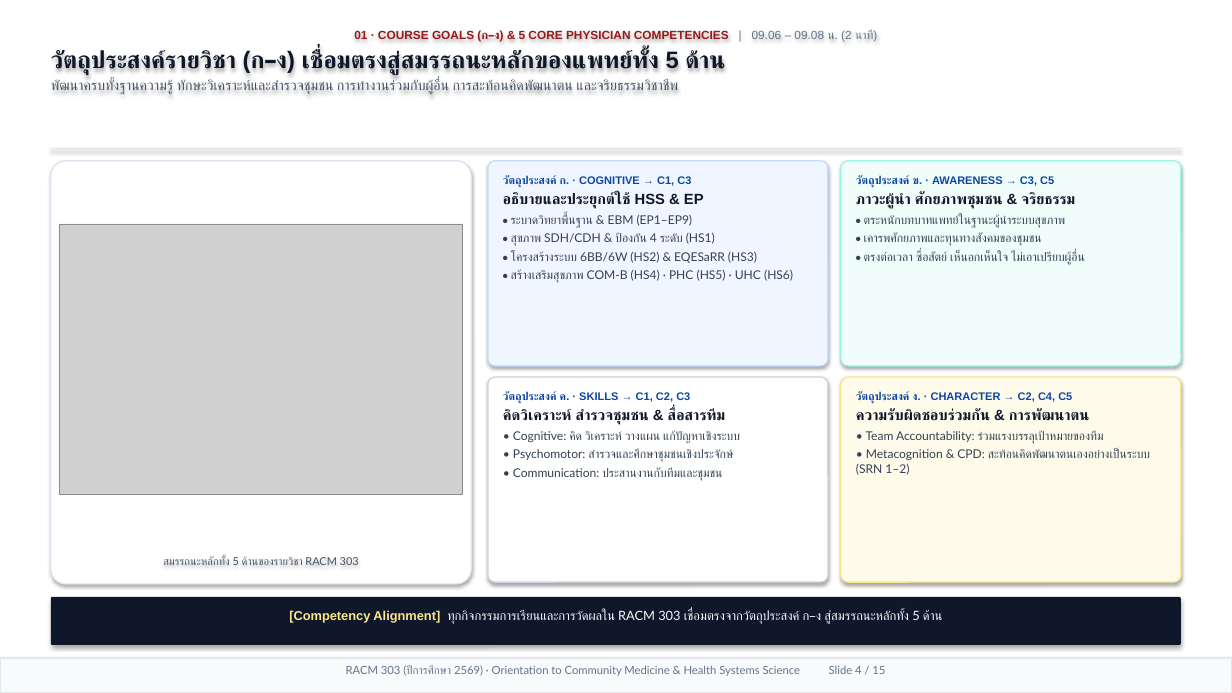
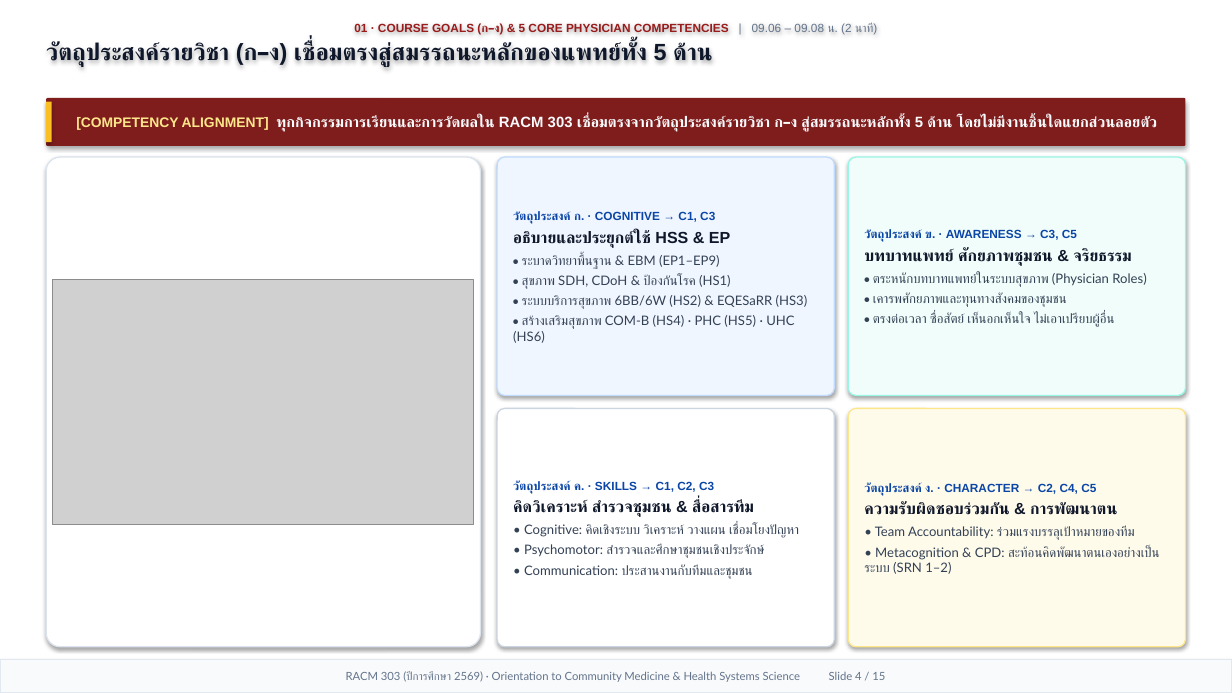
Before and after one commit to smartwoo/racm303-2569-faculty-member, a slide deck: slide 4 of exports/pptx/RACM303_2569_Orientation_Slides.pptx. Drawn at 1232x693 pixels with LibreOffice and Linux fonts; fonts in the diff are those of the drawing; grey boxes stand for pictures. Boxes give left, top, right and bottom in pixels: in the first picture for what was removed or moved away, otherwise in the second. Text is boxed around its words. In the diff, an @@ line names an element or a change of style, - is before the commit and + after.

Commit message:
feat(orientation): upgrade all 15 slides with top key-message banners, full-space Nano Banana visuals, optimized typography & Apple Keynote motion

```diff
--- a/exports/pptx/RACM303_2569_Orientation_Slides.pptx
+++ b/exports/pptx/RACM303_2569_Orientation_Slides.pptx
@@ text "01 · COURSE GOALS (ก–ง) ...": place and size @@
-text "01 · COURSE GOALS (ก–ง) ..." at [51,30,877,95]
+text "01 · COURSE GOALS (ก–ง) ..." at [46,22,877,67]
@@ text "01 · COURSE GOALS (ก–ง) ..." at [46,22,877,67]: size 18.5 to 18.2 pt in "วัตถุประสงค์รายวิชา (ก–ง) เชื่อมตรงสู่สมรรถนะหลักของแพทย์ทั้ ..."; less space between paragraphs @@
@@ text at [51,79,678,95]: paragraph removed @@
-พัฒนาครบทั้งฐานความรู้ ทักษะวิเคราะห์และสำรวจชุมชน การทำงานร่วมกับผู้อื่น การสะท้อนคิดพัฒนาตน และจริยธรรมวิชาชีพ
@@ rounded rectangle "[COMPETENCY ALIGNMENT] ทุกกิจกรรมการเรียนและการวัดผลใน RACM  ...": place and size @@
-rounded rectangle "[COMPETENCY ALIGNMENT] ทุกกิจกรรมการเรียนและการวัดผลใน RACM  ..." at [51,597,1181,645]
+rounded rectangle "[COMPETENCY ALIGNMENT] ทุกกิจกรรมการเรียนและการวัดผลใน RACM  ..." at [46,98,1186,146]
@@ rounded rectangle "[COMPETENCY ALIGNMENT] ทุกกิจกรรมการเรียนและการวัดผลใน RACM  ..." at [46,98,1186,146]: vertical alignment top to middle; fill #0F172A to #7F1D1D; proportions changed @@
@@ rectangle added at [46,102,52,142], fill #FBBF24 @@
@@ text in rounded rectangle at [76,116,1157,132]: text changed; size 10 to 11.6 pt; font Lato to Arial; bold on @@
-[Competency Alignment] ทุกกิจกรรมการเรียนและการวัดผลใน RACM 303 เชื่อมตรงจากวัตถุประสงค์ ก–ง สู่สมรรถนะหลักทั้ง 5 ด้าน
+[COMPETENCY ALIGNMENT] ทุกกิจกรรมการเรียนและการวัดผลใน RACM 303 เชื่อมตรงจากวัตถุประสงค์รายวิชา ก–ง สู่สมรรถนะหลักทั้ง 5 ด้าน โดยไม่มีงานชิ้นใดแยกส่วนลอยตัว
@@ rectangle removed at [51,148,1181,149] @@
@@ rounded rectangle: place and size @@
-rounded rectangle at [51,161,471,584]
+rounded rectangle at [46,157,481,647]
@@ rounded rectangle at [46,157,481,647]: proportions changed @@
@@ rounded rectangle "วัตถุประสงค์ ก. · COGNITIVE → ...": place and size @@
-rounded rectangle "วัตถุประสงค์ ก. · COGNITIVE → ..." at [488,161,828,366]
+rounded rectangle "วัตถุประสงค์ ก. · COGNITIVE → ..." at [497,157,835,396]
@@ rounded rectangle "วัตถุประสงค์ ข. · AWARENESS → ...": place and size @@
-rounded rectangle "วัตถุประสงค์ ข. · AWARENESS → ..." at [841,161,1181,366]
+rounded rectangle "วัตถุประสงค์ ข. · AWARENESS → ..." at [848,157,1186,396]
@@ text in rounded rectangle at [513,211,794,343]: size 8.6 to 9.2 pt in "วัตถุประสงค์ ก. · COGNITIVE → C1, C3"; size 11.5 to 12.5 pt in "อธิบายและประยุกต์ใช้ HSS & EP"; size 9.4 to 10.2 pt in "• ระบาดวิทยาพื้นฐาน & EBM (EP1–EP9)", "• สร้างเสริมสุขภาพ COM-B (HS4) · PHC (HS5) ..." @@
@@ text in rounded rectangle at [864,229,1114,327]: size 8.6 to 9.2 pt in "วัตถุประสงค์ ข. · AWARENESS → C3, C5"; size 9.4 to 10.2 pt in "• เคารพศักยภาพและทุนทางสังคมของชุมชน", "• ตรงต่อเวลา ซื่อสัตย์ เห็นอกเห็นใจ ไม่เอาเปรียบผู้อื่น" @@
@@ text in rounded rectangle at [864,248,1146,287]: text changed; size 9.4 to 10.2 pt @@
-ภาวะผู้นำ ศักยภาพชุมชน & จริยธรรม
-• ตระหนักบทบาทแพทย์ในฐานะผู้นำระบบสุขภาพ
+บทบาทแพทย์ ศักยภาพชุมชน & จริยธรรม
+• ตระหนักบทบาทแพทย์ในระบบสุขภาพ (Physician Roles)
@@ picture: place and size @@
-picture at [59,224,463,494]
+picture at [53,279,474,524]
@@ text in rounded rectangle at [522,275,808,309]: text changed; size 9.4 to 10.2 pt @@
-• สุขภาพ SDH/CDH & ป้องกัน 4 ระดับ (HS1)
-• โครงสร้างระบบ 6BB/6W (HS2) & EQESaRR (HS3)
+• สุขภาพ SDH, CDoH & ป้องกันโรค (HS1)
+• ระบบบริการสุขภาพ 6BB/6W (HS2) & EQESaRR (HS3)
@@ vertical alignment top to middle; proportions changed in 3 elements at [497,157,835,396], [848,157,1186,396], [497,409,835,647] @@
@@ rounded rectangle "วัตถุประสงค์ ค. · SKILLS → ...": place and size @@
-rounded rectangle "วัตถุประสงค์ ค. · SKILLS → ..." at [488,377,828,582]
+rounded rectangle "วัตถุประสงค์ ค. · SKILLS → ..." at [497,409,835,647]
@@ rounded rectangle "วัตถุประสงค์ ง. · CHARACTER → ...": place and size @@
-rounded rectangle "วัตถุประสงค์ ง. · CHARACTER → ..." at [841,377,1181,582]
+rounded rectangle "วัตถุประสงค์ ง. · CHARACTER → ..." at [848,409,1186,647]
@@ rounded rectangle "วัตถุประสงค์ ง. · CHARACTER → ..." at [848,409,1186,647]: size 8.6 to 9.2 pt in "วัตถุประสงค์ ง. · CHARACTER → C2, C4, ..."; size 11.5 to 12.5 pt in "ความรับผิดชอบร่วมกัน & การพัฒนาตน"; size 9.4 to 10.2 pt in "• Team Accountability: ร่วมแรงบรรลุเป้าหมายของทีม", "• Metacognition & CPD: สะท้อนคิดพัฒนาตนเองอย่างเป็นระบบ (SRN ..."; vertical alignment top to middle; proportions changed @@
@@ text in rounded rectangle at [513,481,764,579]: size 8.6 to 9.2 pt in "วัตถุประสงค์ ค. · SKILLS → C1, C2, ..."; size 11.5 to 12.5 pt in "คิดวิเคราะห์ สำรวจชุมชน & สื่อสารทีม"; size 9.4 to 10.2 pt in "• Psychomotor: สำรวจและศึกษาชุมชนเชิงประจักษ์", "• Communication: ประสานงานกับทีมและชุมชน" @@
@@ text in rounded rectangle at [524,524,799,538]: text changed; size 9.4 to 10.2 pt @@
-• Cognitive: คิด วิเคราะห์ วางแผน แก้ปัญหาเชิงระบบ
+• Cognitive: คิดเชิงระบบ วิเคราะห์ วางแผน เชื่อมโยงปัญหา
@@ text removed at [163,556,359,565] @@
-สมรรถนะหลักทั้ง 5 ด้านของรายวิชา RACM 303
@@ rectangle "RACM 303 (ปีการศึกษา 2569) · ..." at [0,660,1232,693]: vertical alignment top to middle @@
```
Also in this commit, not shown: 14 other slides changed, 20 other files.
